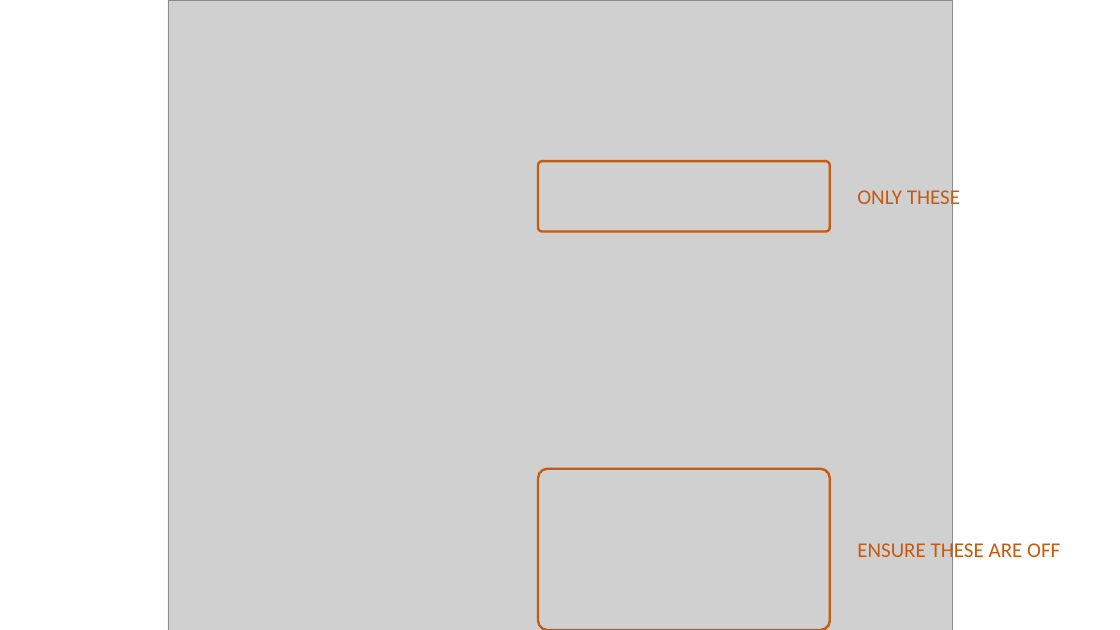
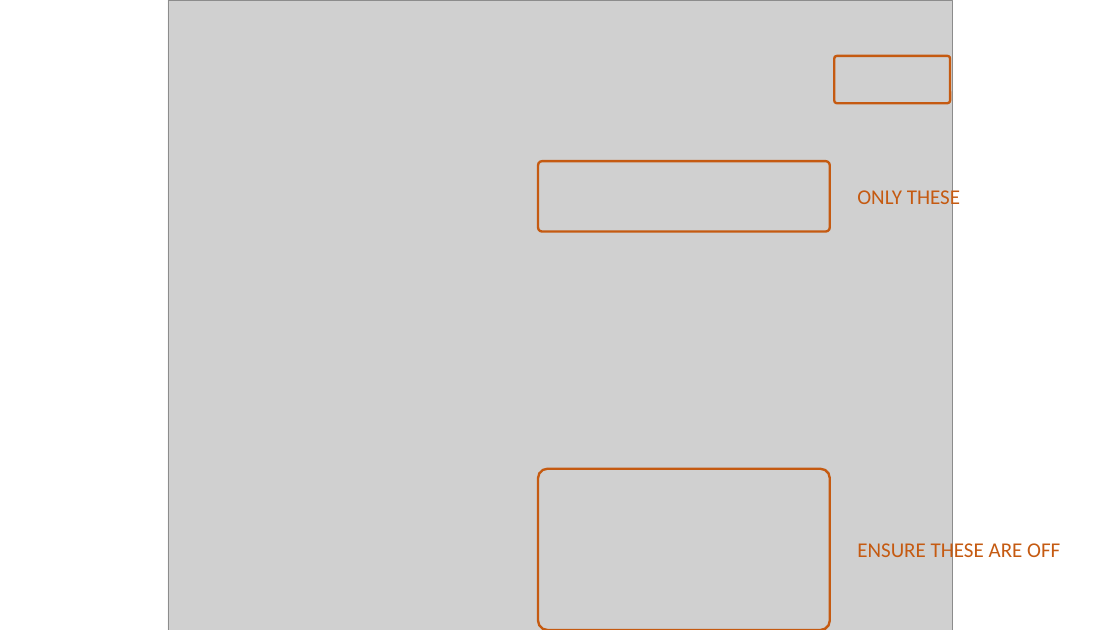
Before and after one commit to r-box/boxr, a slide deck: slide 5 of data-raw/composite.pptx. Drawn at 1120x630 pixels with LibreOffice and Linux fonts; fonts in the diff are those of the drawing; grey boxes stand for pictures. Boxes give left, top, right and bottom in pixels: in the first picture for what was removed or moved away, otherwise in the second. Text is boxed around its words. In the diff, an @@ line names an element or a change of style, - is before the commit and + after.

```diff
--- a/data-raw/composite.pptx
+++ b/data-raw/composite.pptx
@@ rounded rectangle added at <box>834,56,950,103</box>, outline #C55A11 2 pt @@
```
Also in this commit, not shown: 4 other files.
